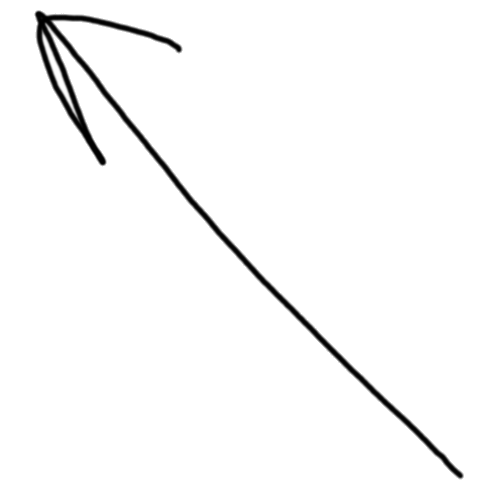
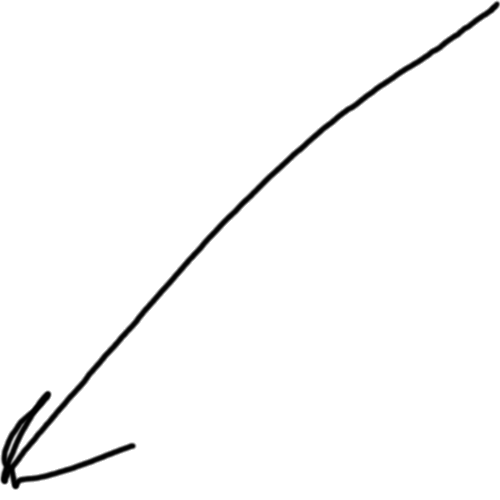
Revision of a layered (500, 500) image; what changed, layer by layer:
added layer "SW_2" above "SE_2" over [left=0, top=0, right=500, bottom=490]
hid "NW_0" over [left=0, top=0, right=500, bottom=490]
